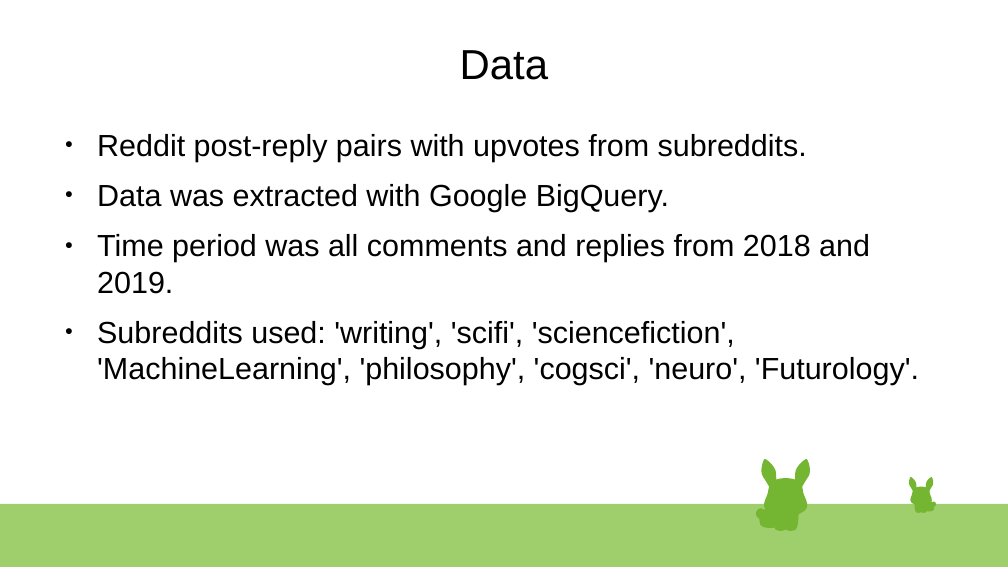
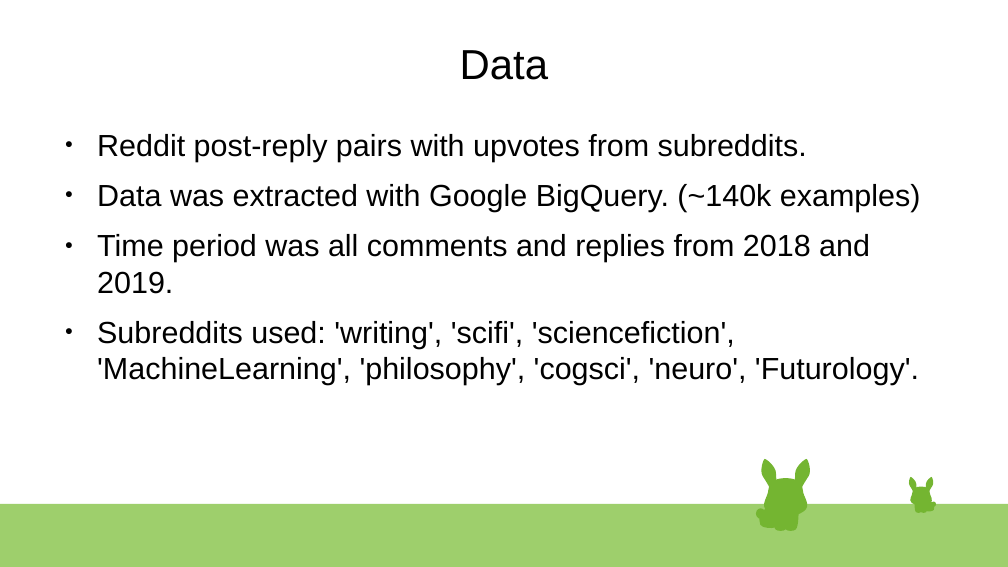
Before and after one commit to Charlie-Bell/final-project-spiced, a slide deck: slide 5 of presentation.odp. Drawn at 1008x567 pixels with LibreOffice and Linux fonts; fonts in the diff are those of the drawing. Boxes give left, top, right and bottom in pixels: in the first picture for what was removed or moved away, otherwise in the second. Text is boxed around its words. In the diff, an @@ line names an element or a change of style, - is before the commit and + after.

```diff
--- a/presentation.odp
+++ b/presentation.odp
@@ text at <box>97,184,921,212</box>: text changed @@
-● Data was extracted with Google BigQuery.
+● Data was extracted with Google BigQuery. (~140k examples)
```
Also in this commit, not shown: 1 other file.
